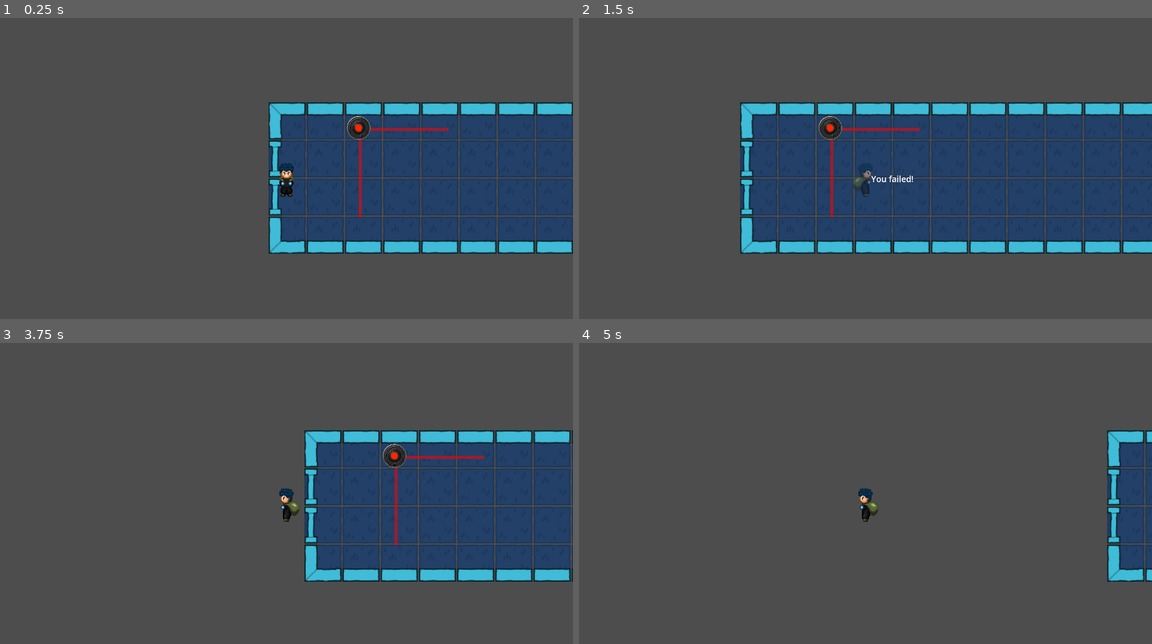
Above: before the commit, frames 1-4 (two rows, left to right).
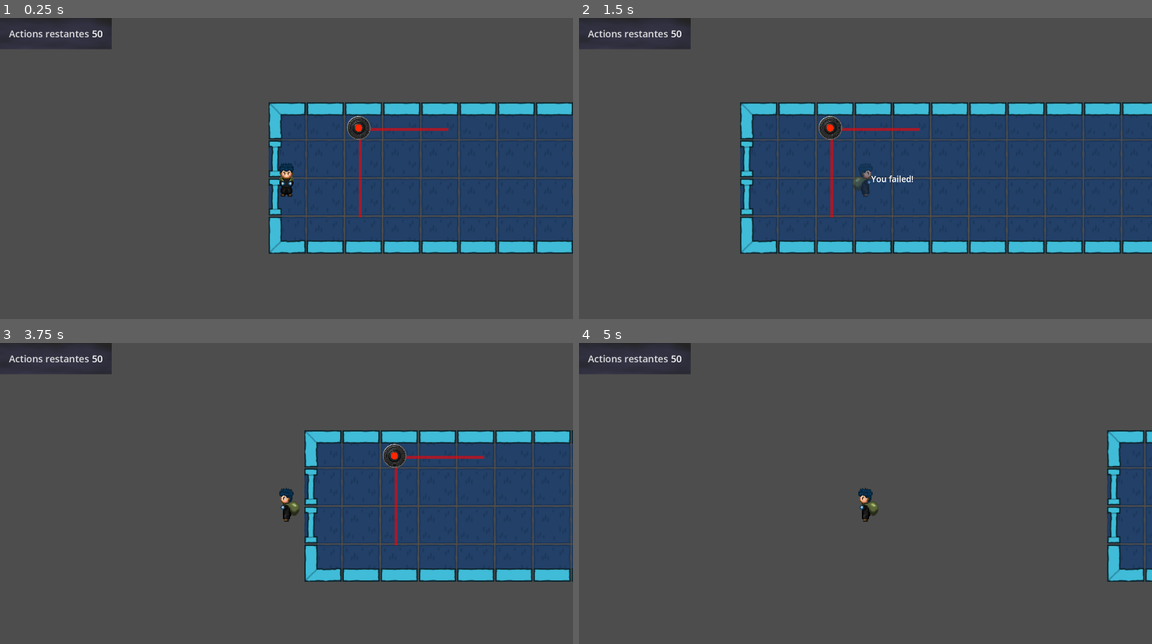
Above: after the commit, the same moments.

Repository: GnuCodingStudio/GameZam002-still-steal
Game: Godot game, scene res://scenes/levels/Level_03.tscn
Same seed, same stepped clock (60 frames per second), same inputs: the game is played once before the commit and once after it. This scene is started directly instead of the project's main scene.
Inputs (mouse positions are in pixels of both pictures, inside the frame that each line leads up to):
- Up to frame 1 (0.25 s): no input
- Up to frame 2 (1.5 s): tap Enter at 0.5 s; move the mouse to (939, 129) at 0.52 s; hold D (right) 0.53-1.28 s; hold E (activate) 0.53-1.28 s; click (939, 129) at 0.67 s; move the mouse to (831, 129) at 1.27 s; hold S (down) from 1.28 s (still down); tap E (activate) at 1.35 s; click (831, 129) at 1.42 s
- Up to frame 3 (3.75 s): tap Space at 2 s; move the mouse to (343, 433) at 2.02 s; release S (down) at 2.03 s; hold D (right) 2.03-2.78 s; hold E (activate) 2.03-2.78 s; tap Enter at 2.75 s; move the mouse to (257, 568) at 2.77 s; hold W (up) 2.78-3.53 s; tap E (activate) at 2.85 s; click (257, 568) at 2.92 s; move the mouse to (458, 550) at 3.52 s; hold A (left) from 3.53 s (still down); hold E (activate) from 3.53 s (still down)
- Up to frame 4 (5 s): keep holding A (left); move the mouse to (693, 454) at 4.27 s; release E (activate) at 4.28 s; tap E (activate) at 4.35 s

The runs differ from the first frame. In frame 1, 1.9% of the frame differs, in the area x 0-20%, y 0-11%; in frame 2, 1.9%; in frame 3, 1.9%; in frame 4, 1.9%.

Commit message:
Show remaining actions count

Diff:
--- a/controller/ActionController.gd
+++ b/controller/ActionController.gd
@@ -1,13 +1,22 @@
-extends Node
+extends CanvasLayer
 class_name ActionController
 
 
 @export_range(0, 100) var max_actions: int
 
 
+@onready var remaining_actions = %RemainingActions
+
+
+func _ready():
+	remaining_actions.text = str(max_actions)
+
 func activate() -> bool:
 	var can_activate = max_actions > 0
 	prints("Can activate", can_activate)
 
-	max_actions -= 1
+	if max_actions >= 0:
+		max_actions -= 1
+		remaining_actions.text = str(max_actions)
+
 	return can_activate
--- a/controller/ActionController.tscn
+++ b/controller/ActionController.tscn
@@ -1,6 +1,52 @@
-[gd_scene load_steps=2 format=3 uid="uid://kr66s3n8pjx"]
+[gd_scene load_steps=7 format=3 uid="uid://kr66s3n8pjx"]
 
 [ext_resource type="Script" path="res://controller/ActionController.gd" id="1_4r682"]
+[ext_resource type="Theme" uid="uid://cedetpypjpg78" path="res://res/HudTheme.tres" id="2_lj2ai"]
 
-[node name="ActionController" type="Node"]
+[sub_resource type="Gradient" id="Gradient_yxp40"]
+colors = PackedColorArray(0, 0, 0, 0.537255, 0, 0, 0.25098, 0.294118)
+
+[sub_resource type="FastNoiseLite" id="FastNoiseLite_p8vte"]
+frequency = 0.001
+
+[sub_resource type="NoiseTexture2D" id="NoiseTexture2D_nk1ff"]
+color_ramp = SubResource("Gradient_yxp40")
+noise = SubResource("FastNoiseLite_p8vte")
+
+[sub_resource type="StyleBoxTexture" id="StyleBoxTexture_gv0rr"]
+texture = SubResource("NoiseTexture2D_nk1ff")
+
+[node name="ActionController" type="CanvasLayer"]
 script = ExtResource("1_4r682")
+
+[node name="PanelContainer" type="PanelContainer" parent="."]
+offset_right = 40.0
+offset_bottom = 40.0
+theme_override_styles/panel = SubResource("StyleBoxTexture_gv0rr")
+
+[node name="MarginContainer" type="MarginContainer" parent="PanelContainer"]
+layout_mode = 2
+theme = ExtResource("2_lj2ai")
+theme_override_constants/margin_left = 30
+theme_override_constants/margin_top = 30
+theme_override_constants/margin_right = 30
+theme_override_constants/margin_bottom = 30
+
+[node name="GridContainer" type="GridContainer" parent="PanelContainer/MarginContainer"]
+layout_mode = 2
+theme_override_constants/h_separation = 10
+theme_override_constants/v_separation = 5
+columns = 2
+
+[node name="LabelRemainingActions" type="Label" parent="PanelContainer/MarginContainer/GridContainer"]
+layout_mode = 2
+theme_type_variation = &"TooltipLabel"
+text = "Actions restantes"
+
+[node name="RemainingActions" type="Label" parent="PanelContainer/MarginContainer/GridContainer"]
+unique_name_in_owner = true
+layout_mode = 2
+size_flags_horizontal = 4
+text = "42"
+horizontal_alignment = 1
+vertical_alignment = 1
--- /dev/null
+++ b/res/HudTheme.tres
@@ -0,0 +1,4 @@
+[gd_resource type="Theme" format=3 uid="uid://cedetpypjpg78"]
+
+[resource]
+Label/font_sizes/font_size = 32
